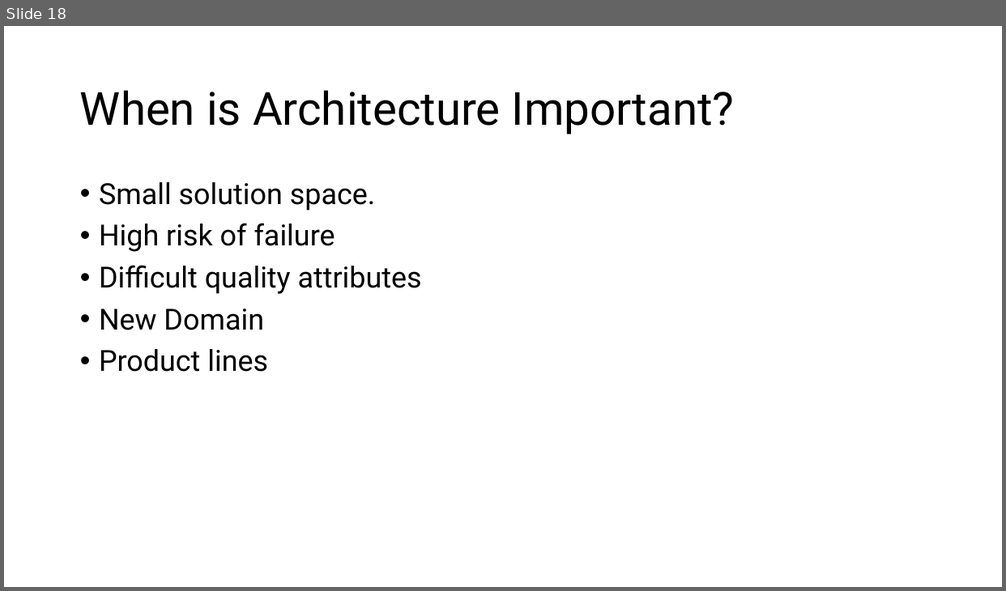
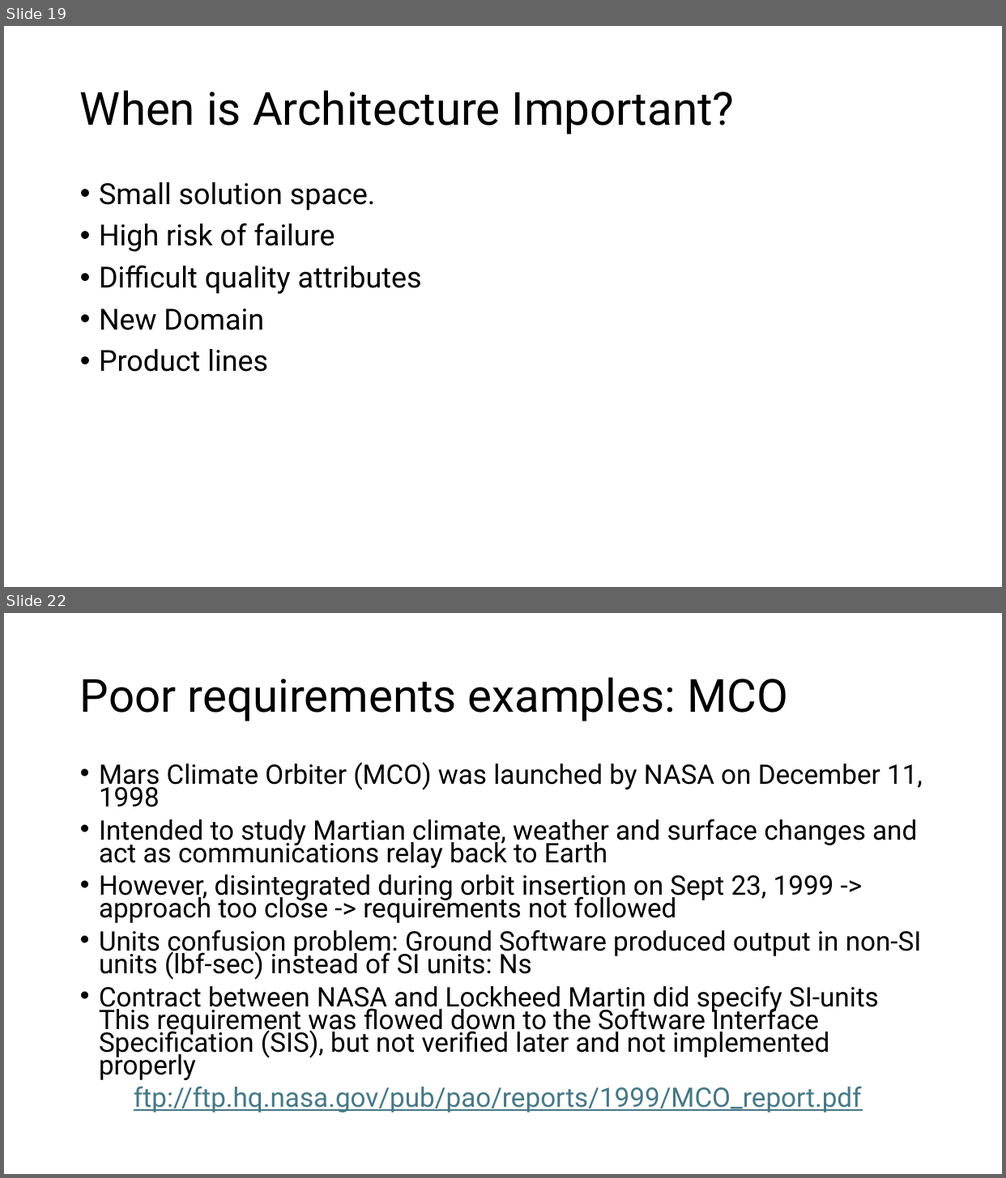
Before and after one commit to aregm/system-design-course, a slide deck: docs/Lecture 1.pptx. Shown one above the other, each under a label of ours: slide 18 before the commit, slides 19 and 22 after it; the slides between them are not shown. The pictures are 1006x591 and 1006x1178 pixels, drawn with LibreOffice and Linux fonts; fonts in the diff are those of the drawing. Boxes give left, top, right and bottom in pixels: in the first picture for what was removed or moved away, otherwise in the second. Text is boxed around its words. In the diff, an @@ line names an element or a change of style, - is before the commit and + after.

```diff
--- a/docs/Lecture 1.pptx
+++ b/docs/Lecture 1.pptx
@@ slide 22 added at bbox=[4, 613, 1002, 1174], background #FFFFFF @@
@@ title added at bbox=[80, 677, 788, 722], 44 pt, text #000000 @@
+Poor requirements examples: MCO
@@ text added at bbox=[99, 762, 923, 1113], 25.9 pt, text #000000 @@
+• Mars Climate Orbiter (MCO) was launched by NASA on December 11, 1998
+• Intended to study Martian climate, weather and surface changes and act as communications relay back to Earth
+• However, disintegrated during orbit insertion on Sept 23, 1999 -> approach too close -> requirements not followed
+• Units confusion problem: Ground Software produced output in non-SI units (lbf-sec) instead of SI units: Ns
+• Contract between NASA and Lockheed Martin did specify SI-units This requirement was flowed down to the Software Interface Specification (SIS), but not verified later and not implemented properly
+ftp://ftp.hq.nasa.gov/pub/pao/reports/1999/MCO_report.pdf
@@ what was slide 18 is now slide 19 @@
```
Also in this commit, not shown: 3 slides changed, 18 other slides added, 1 slide removed.
